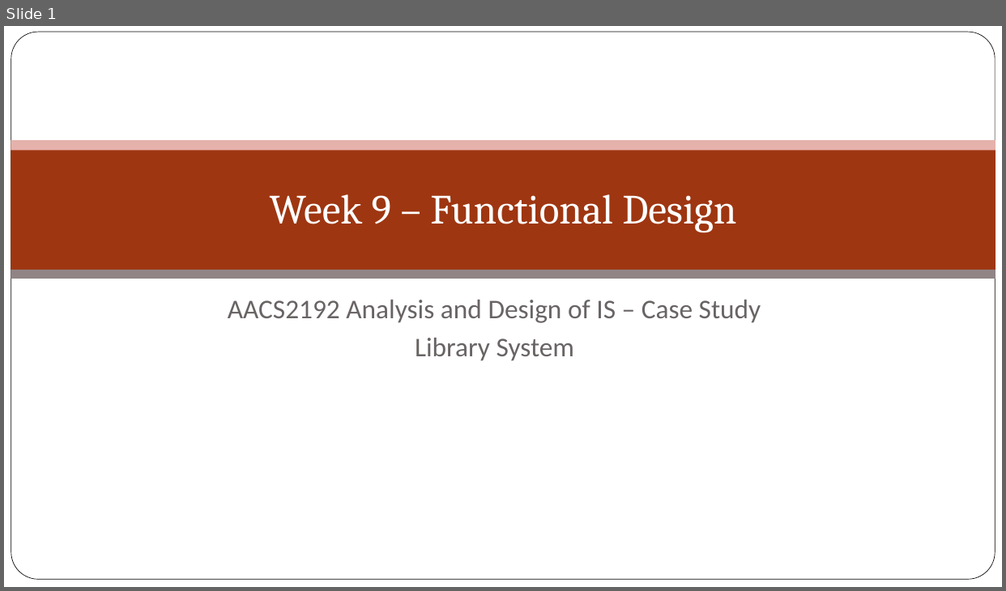
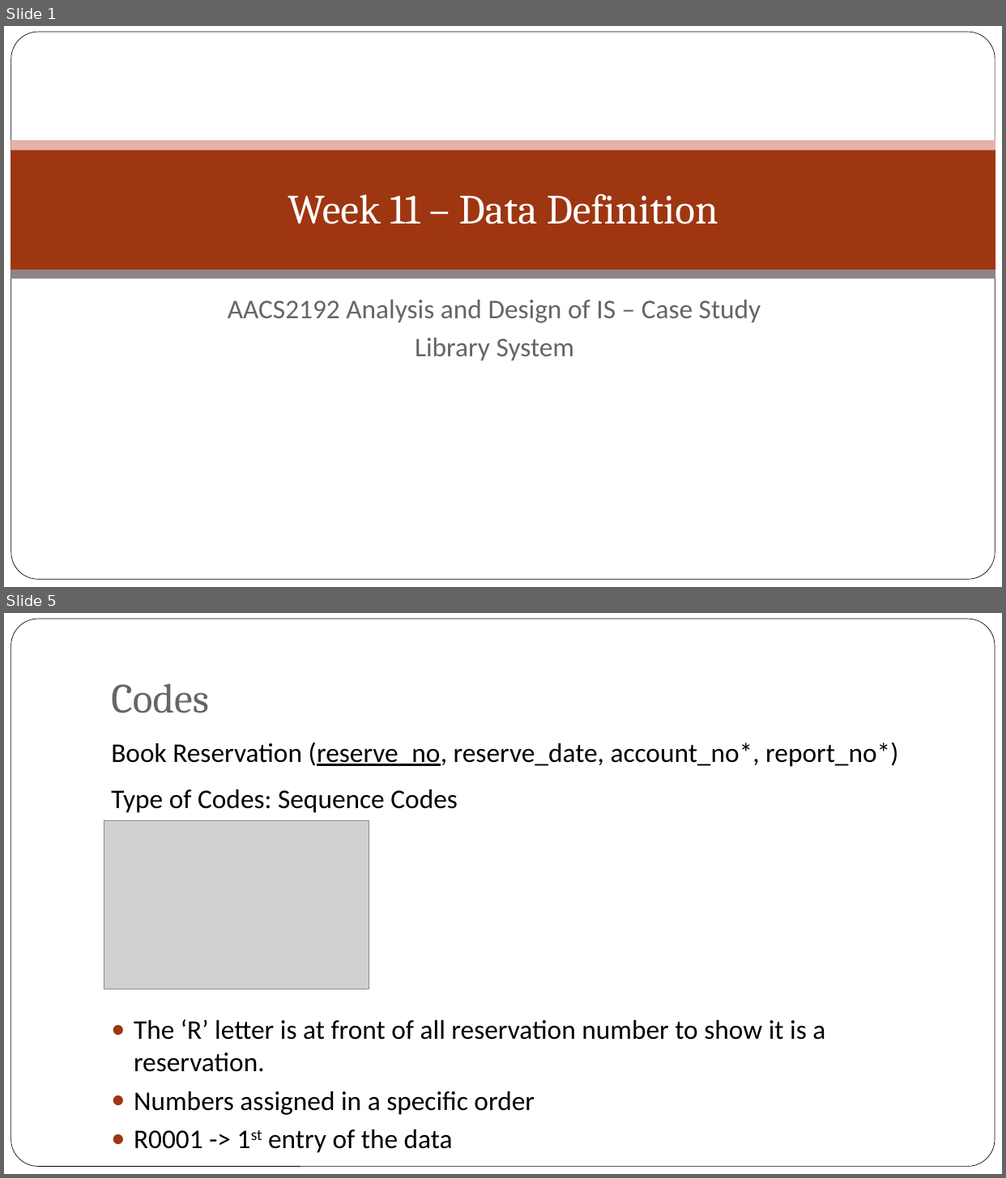
Before and after one commit to jyu1129/Library-System-IS-assignment, a slide deck: Week 9/Week 9 – Functional Design.pptx. Shown one above the other, each under a label of ours: slide 1 before the commit, slides 1 and 5 after it; the slides between them are not shown. The pictures are 1006x591 and 1006x1178 pixels, drawn with LibreOffice and Linux fonts; fonts in the diff are those of the drawing; grey boxes stand for pictures; background and template pictures are left out. Boxes give left, top, right and bottom in pixels: in the first picture for what was removed or moved away, otherwise in the second. Text is boxed around its words. In the diff, an @@ line names an element or a change of style, - is before the commit and + after.

Commit message:
updated week 11 and powerpoint

```diff
--- a/Week 9/Week 9 – Functional Design.pptx
+++ b/Week 9/Week 9 – Functional Design.pptx
@@ slide 5 added at (4, 613, 1002, 1174), background picture (left out) @@
@@ rounded rectangle added at (10, 619, 995, 1167), fill #FFFFFF, outline #000000 0.5 pt @@
@@ title added at (111, 683, 209, 713), 40 pt, text #696464 @@
+Codes
@@ text added at (111, 742, 898, 767), 26 pt, text #000000 @@
+Book Reservation (reserve_no, reserve_date, account_no*, report_no*)
@@ text added at (111, 790, 825, 1153), 26 pt, text #000000 @@
+Type of Codes: Sequence Codes
+● The ‘R’ letter is at front of all reservation number to show it is a reservation.
+● Numbers assigned in a specific order
+● R0001 -> 1st entry of the data
@@ picture added at (104, 821, 368, 990) @@
@@ slide 1 changed as well @@
@@ title at (288, 194, 718, 224): text changed @@
-Week 9 – Functional Design
+Week 11 – Data Definition
```
Also in this commit, not shown: 1 other slide changed, 27 other slides added, 9 slides removed, 2 other files.
